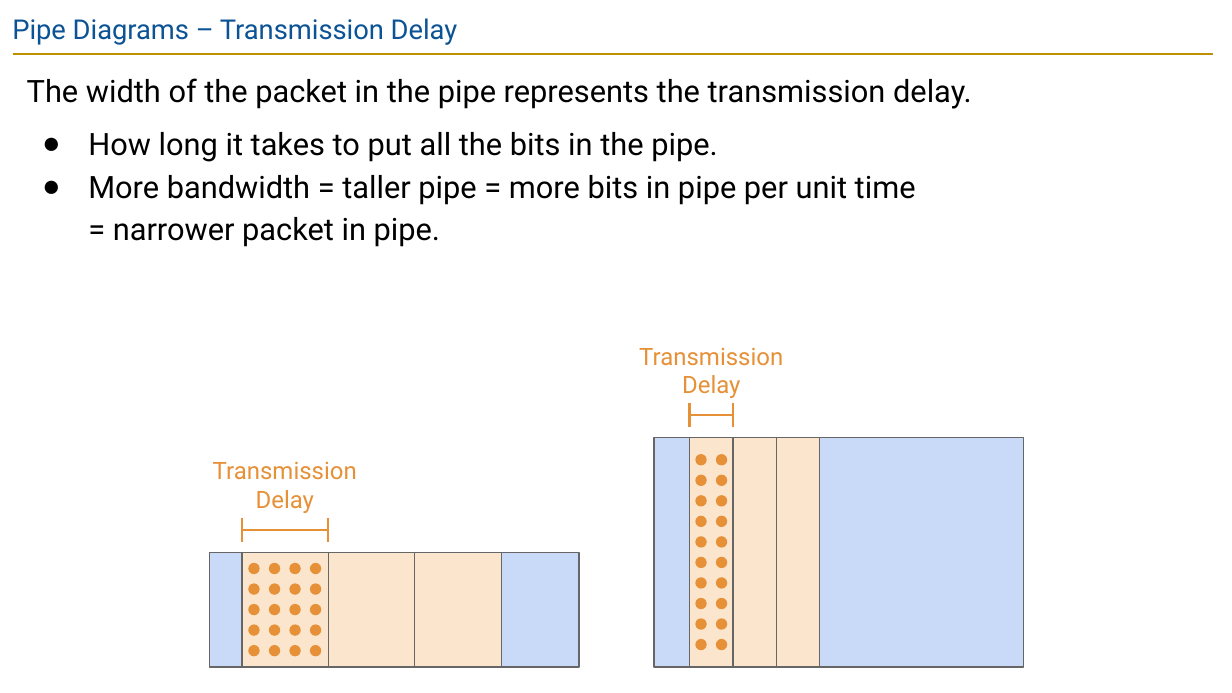
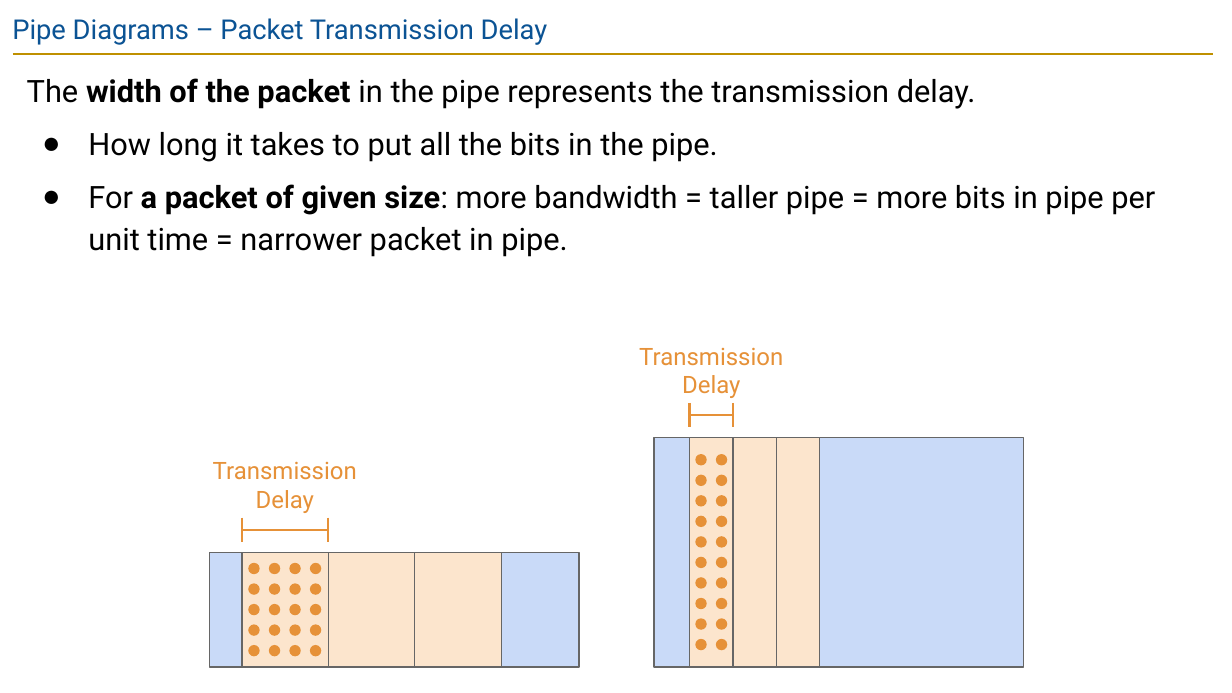
Before and after one commit to guhofstra/CSC175Sp26, a slide deck: slide 13 of PPTs/Lecture 3 - Links.pptx (slide 15 before the commit). Drawn at 1232x693 pixels with LibreOffice and Linux fonts; fonts in the diff are those of the drawing. Boxes give left, top, right and bottom in pixels: in the first picture for what was removed or moved away, otherwise in the second. Text is boxed around its words. In the diff, an @@ line names an element or a change of style, - is before the commit and + after.

```diff
--- a/PPTs/Lecture 3 - Links.pptx
+++ b/PPTs/Lecture 3 - Links.pptx
@@ title at [12, 18, 548, 45]: text changed @@
-Pipe Diagrams – Transmission Delay
+Pipe Diagrams – Packet Transmission Delay
@@ text at [27, 78, 976, 109]: bold on in "width of the packet" @@
@@ text at [88, 184, 1155, 257]: text changed @@
-● More bandwidth = taller pipe = more bits in pipe per unit time
-  = narrower packet in pipe.
+● For a packet of given size: more bandwidth = taller pipe = more bits in pipe per unit time = narrower packet in pipe.
```
Also in this commit, not shown: 6 other slides changed, 2 slides removed, 46 other files.
